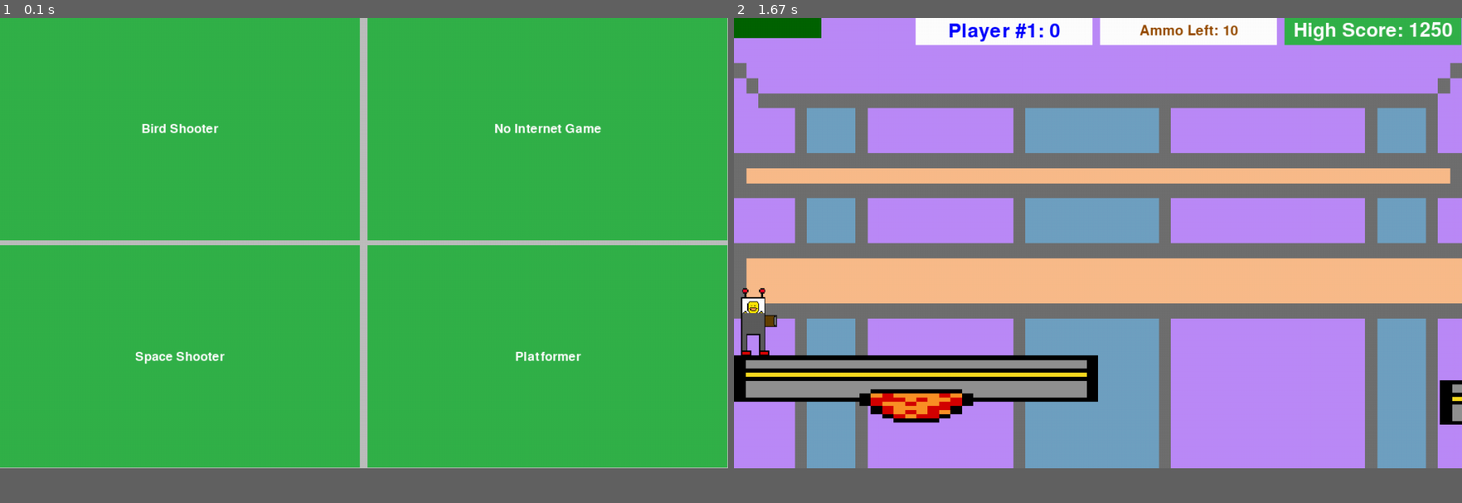
Above: before the commit, frames 1-2 (left to right).
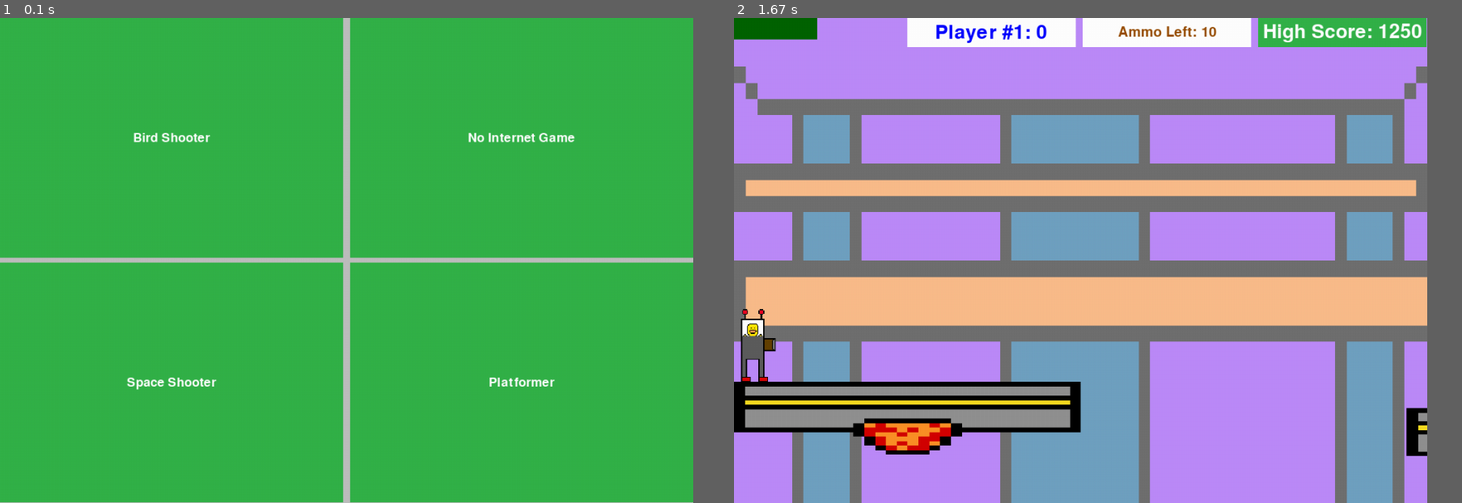
Above: after the commit, the same moments.

Repository: Micah-Ribbens/Senior-Project-For-Pi-Old
Game: pygame game, started from game_runner.py
Same seed, same stepped clock (60 frames per second), same inputs: the game is played once before the commit and once after it.
Inputs:
- Up to frame 1 (0.1 s): no input
- Up to frame 2 (1.67 s): click "Platformer" at 0.38 s; hold Right 0.67-1.13 s
In our replay, the window is 900x557 before the commit and 857x600 after it. These sizes can differ from the game's own. Grey fills any space a smaller window leaves; there, only what the larger window draws over its background counts as a difference.

The runs differ from the first frame. In frame 1, 5.6% of the frame differs, in the area x 0-100%, y 0-100%; in frame 2, 49%.

Commit message:
Added music to game

Diff:
--- a/game_runner.py
+++ b/game_runner.py
@@ -1,12 +1,15 @@
 from base.library_changer import LibraryChanger
+import pygame
 import cProfile
 
-LibraryChanger.set_screen_dimensions(1050, 650)
+LibraryChanger.set_screen_dimensions(1000, 700)
 LibraryChanger.set_game_library("pygame")
 
 from base.game_runner_function import run_game
 from main_screen import MainScreen
 
+pygame.mixer.music.load("Music.mp3")
+pygame.mixer.music.play(-1)
 
 # Have to use try except because pygame throws an error when the application is closed
 # cProfile.run("run_game(MainScreen())", None, "tottime")
--- a/games/no_internet_game/character.py
+++ b/games/no_internet_game/character.py
@@ -42,7 +42,7 @@
         self.initial_distance = ground_top_edge - self.height
 
         time_to_vertex = .4
-        self.vertex_height = 270
+        self.vertex_height = SCREEN_HEIGHT * .33
         vertex = self.initial_distance - self.vertex_height
 
         # Gotten using math
Not shown, added: Music.mkv
